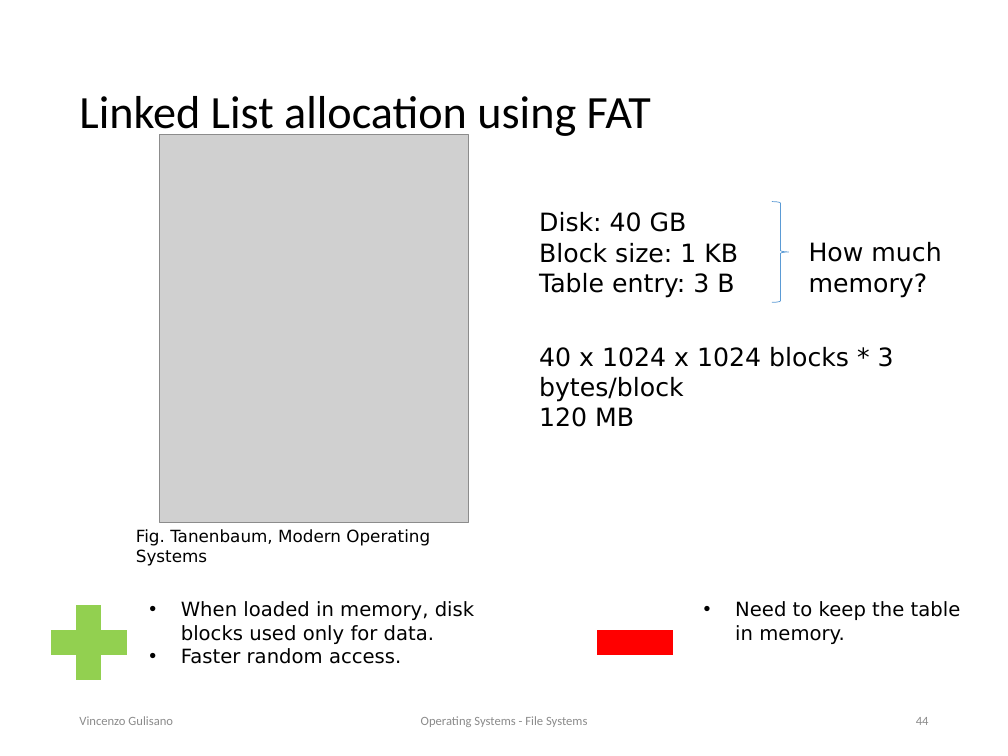
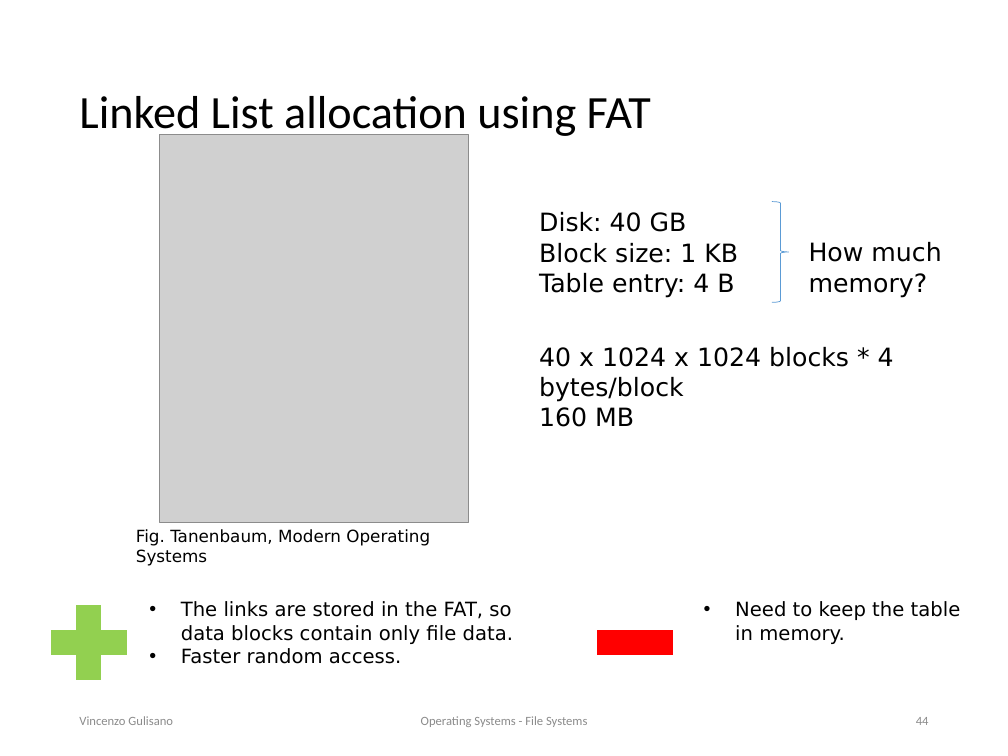
Before and after one commit to vincenzo-gulisano/os_material, a slide deck: slide 44 of file_system/file_systems.pptx. Drawn at 1008x756 pixels with LibreOffice and Linux fonts; fonts in the diff are those of the drawing; grey boxes stand for pictures. Boxes give left, top, right and bottom in pixels: in the first picture for what was removed or moved away, otherwise in the second. Text is boxed around its words. In the diff, an @@ line names an element or a change of style, - is before the commit and + after.

```diff
--- a/file_system/file_systems.pptx
+++ b/file_system/file_systems.pptx
@@ text at box(539, 243, 738, 298): text changed @@
-Block size: 1 KB
-Table entry: 3 B
+Block size: 1 KB
+Table entry: 4 B
@@ text at box(539, 347, 894, 427): text changed @@
-40 x 1024 x 1024 blocks * 3 bytes/block
-120 MB
+40 x 1024 x 1024 blocks * 4 bytes/block
+160 MB
@@ text at box(181, 601, 513, 644): text changed @@
-• When loaded in memory, disk
-  blocks used only for data.
+• The links are stored in the FAT, so data blocks contain only file data.
```
Also in this commit, not shown: 5 other slides changed, 1 other file.
